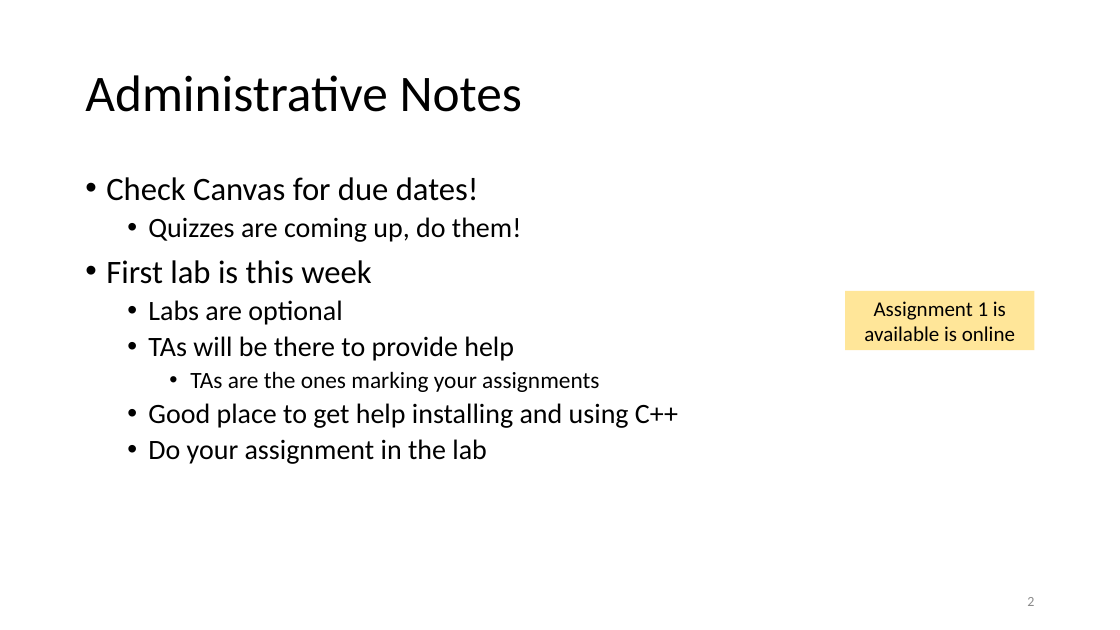
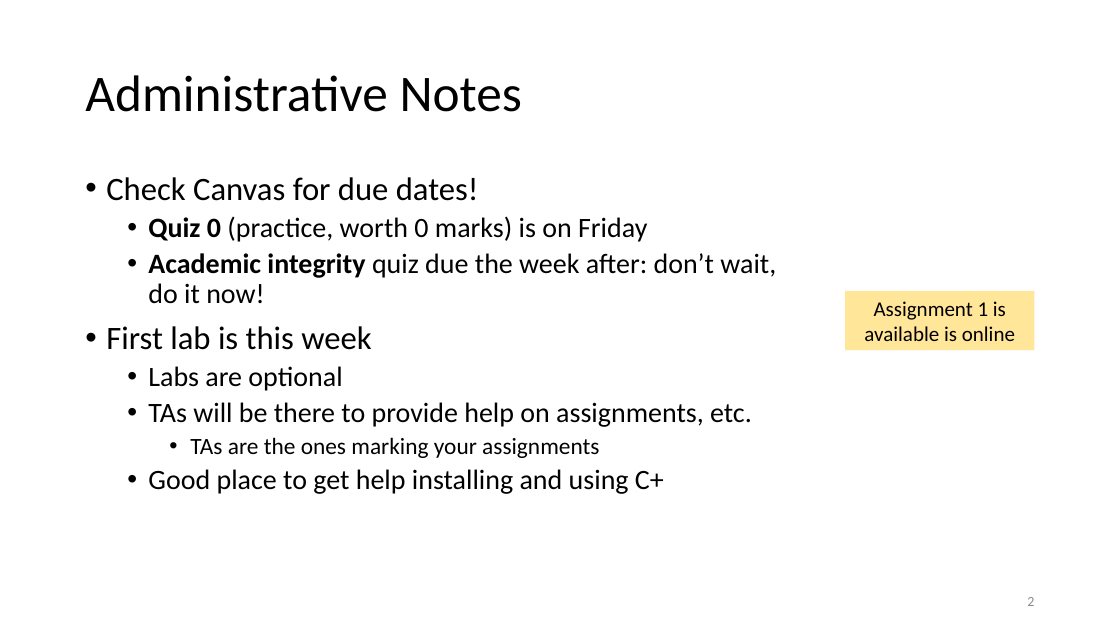
Before and after one commit to tjd1234/cmpt135spring2024, a slide deck: slide 2 of sample_code/week2/week2_cmpt135.pptx. Drawn at 1120x630 pixels with LibreOffice and Linux fonts; fonts in the diff are those of the drawing. Boxes give left, top, right and bottom in pixels: in the first picture for what was removed or moved away, otherwise in the second. Text is boxed around its words. In the diff, an @@ line names an element or a change of style, - is before the commit and + after.

```diff
--- a/sample_code/week2/week2_cmpt135.pptx
+++ b/sample_code/week2/week2_cmpt135.pptx
@@ text at bbox=[148, 216, 776, 304]: text changed @@
-  • Quizzes are coming up, do them!
+  • Quiz 0 (practice, worth 0 marks) is on Friday
+  • Academic integrity quiz due the week after: don’t wait, do it now!
@@ text at bbox=[148, 402, 752, 427]: text changed @@
-  • TAs will be there to provide help
+  • TAs will be there to provide help on assignments, etc.
@@ text at bbox=[148, 469, 664, 494]: text changed @@
-  • Good place to get help installing and using C++
-  • Do your assignment in the lab
+  • Good place to get help installing and using C+
```
Also in this commit, not shown: 15 other slides changed, 20 slides added, 5 other files.
